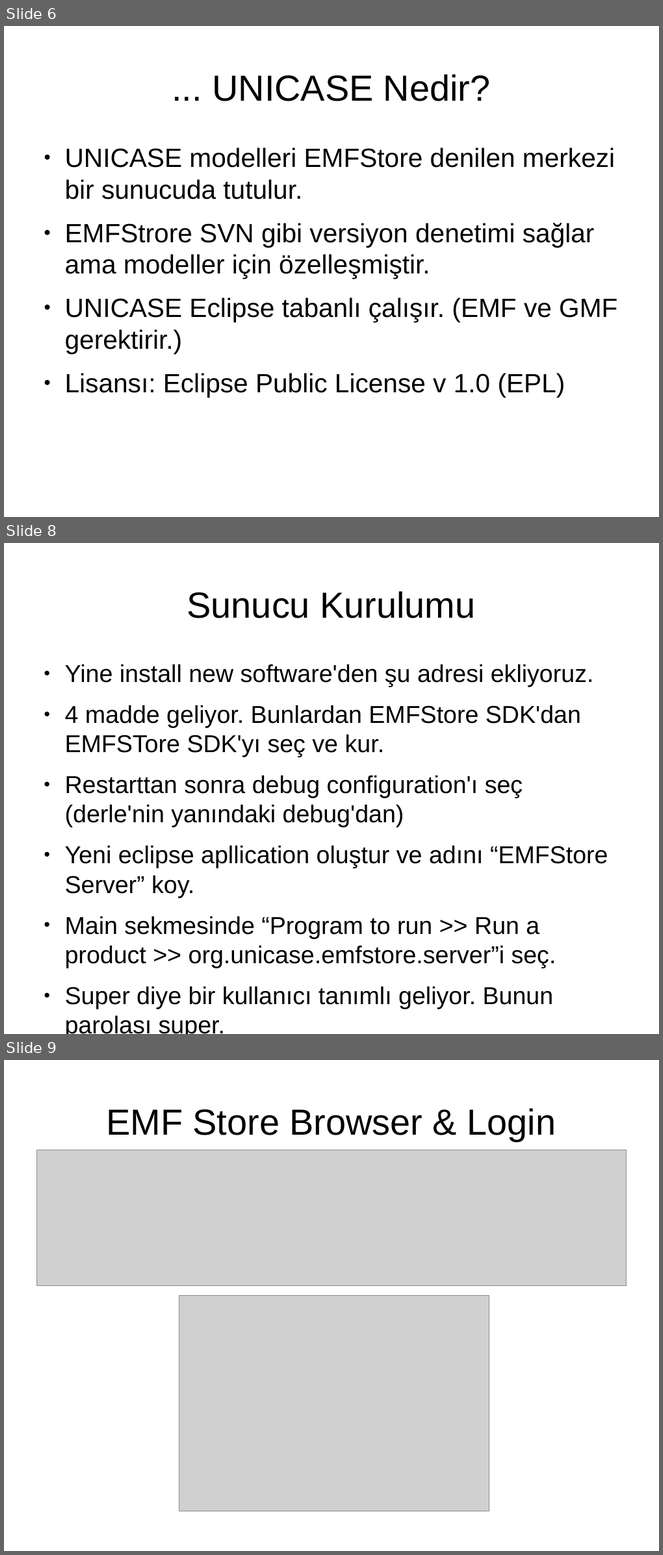
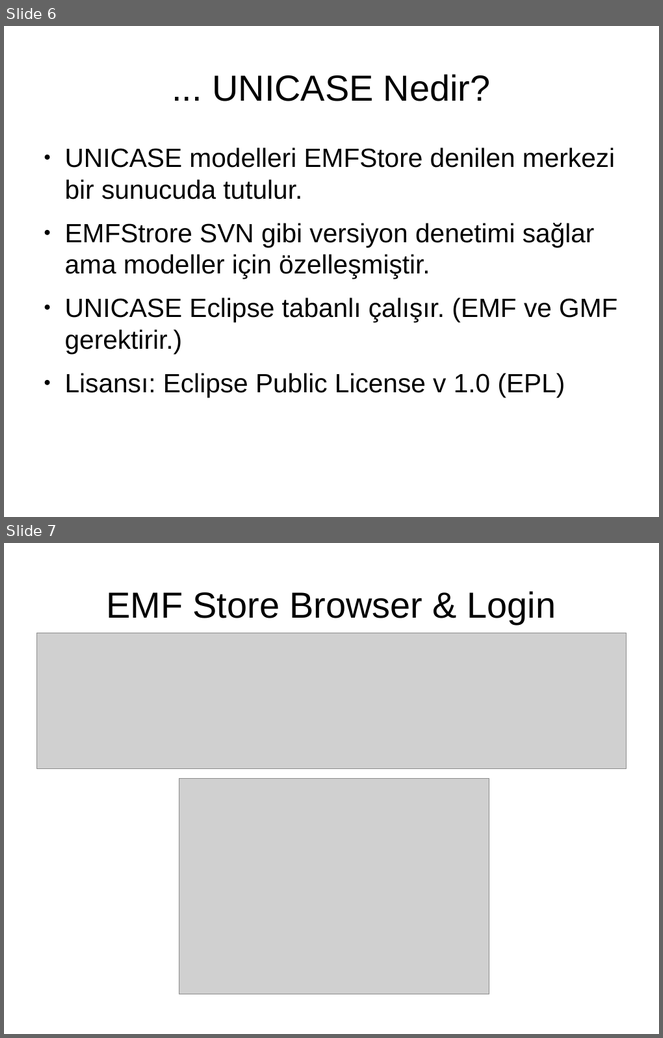
Before and after one commit to pars-linux/uludag, a slide deck: playground/mehmet/unicase2.odp. Shown one above the other, each under a label of ours: slides 6, 8 and 9 before the commit, slides 6 and 7 after it; the slides between them are not shown. The pictures are 663x1555 and 663x1038 pixels, drawn with LibreOffice and Linux fonts; fonts in the diff are those of the drawing; grey boxes stand for pictures. Boxes give left, top, right and bottom in pixels: in the first picture for what was removed or moved away, otherwise in the second. Text is boxed around its words. In the diff, an @@ line names an element or a change of style, - is before the commit and + after.

Commit message:
remove installation steps

```diff
--- a/playground/mehmet/unicase2.odp
+++ b/playground/mehmet/unicase2.odp
@@ slide 8 removed at bbox=[4, 543, 659, 1034], background #FFFFFF @@
@@ title removed at bbox=[187, 591, 476, 618] @@
-Sunucu Kurulumu
@@ text removed at bbox=[65, 664, 608, 1034] @@
-● Yine install new software'den şu adresi ekliyoruz.
-● 4 madde geliyor. Bunlardan EMFStore SDK'dan EMFSTore SDK'yı seç ve kur.
-● Restarttan sonra debug configuration'ı seç (derle'nin yanındaki debug'dan)
-● Yeni eclipse apllication oluştur ve adını “EMFStore Server” koy.
-● Main sekmesinde “Program to run >> Run a product >> org.unicase.emfstore.server”i seç.
-● Super diye bir kullanıcı tanımlı geliyor. Bunun parolası super.
@@ what was slide 9 is now slide 7 @@
```
Also in this commit, not shown: 8 slides changed, 6 slides added, 6 other slides removed, 1 other file.
